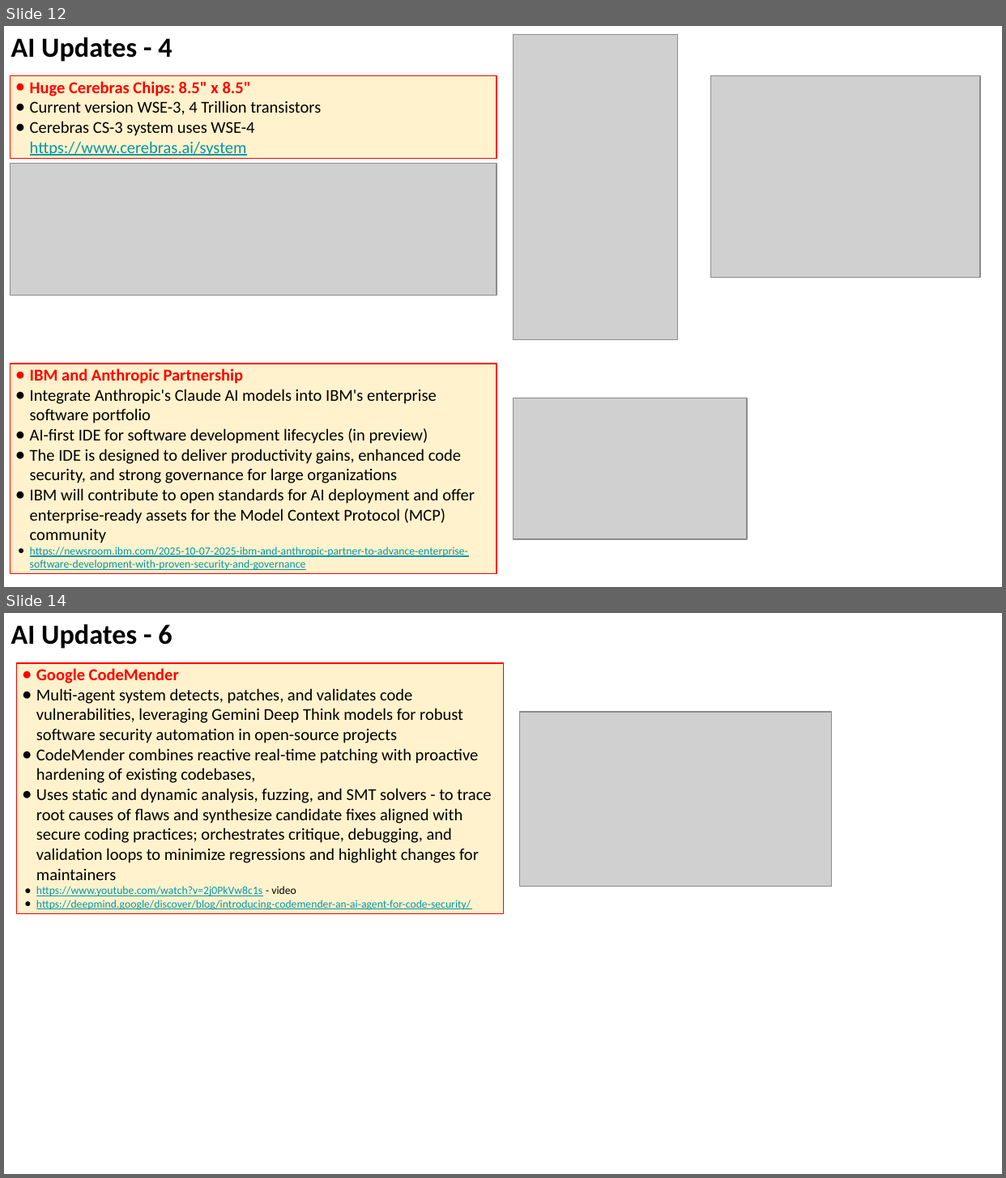
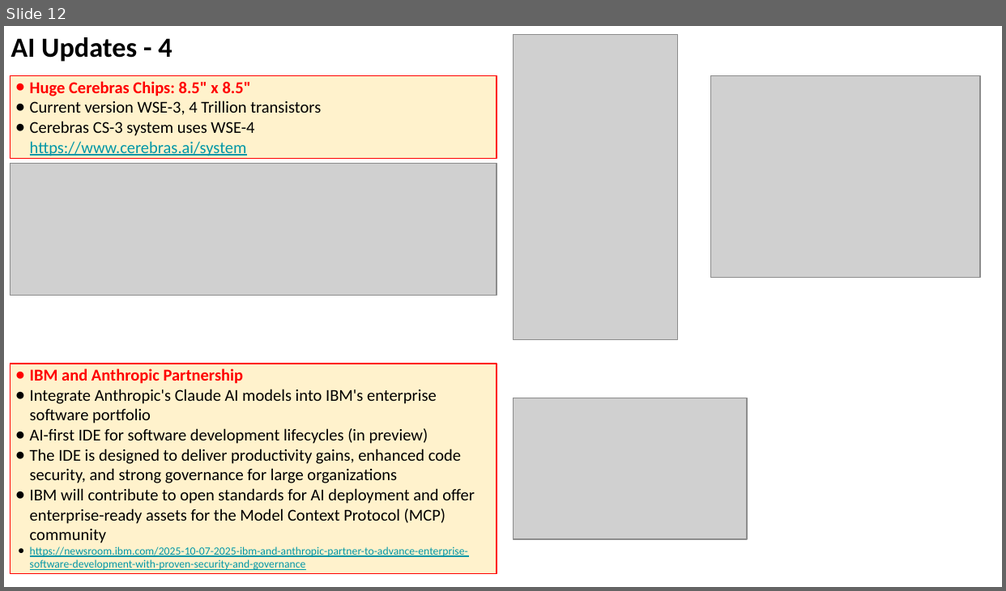
Before and after one commit to lselector/seminar, a slide deck: 2025/2025-10-10-AI-Updates.pptx. Shown one above the other, each under a label of ours: slides 12 and 14 before the commit, slide 12 after it; the slides between them are not shown. The pictures are 1006x1178 and 1006x591 pixels, drawn with LibreOffice and Linux fonts; fonts in the diff are those of the drawing; grey boxes stand for pictures. Boxes give left, top, right and bottom in pixels: in the first picture for what was removed or moved away, otherwise in the second. Text is boxed around its words. In the diff, an @@ line names an element or a change of style, - is before the commit and + after.

```diff
--- a/2025/2025-10-10-AI-Updates.pptx
+++ b/2025/2025-10-10-AI-Updates.pptx
@@ slide 14 removed at [4,613,1002,1174], background #FFFFFF @@
@@ text removed at [11,624,172,649] @@
-AI Updates - 6
@@ rectangle removed at [17,663,504,914] @@
-● Google CodeMender
-● Multi-agent system detects, patches, and validates code vulnerabilities, leveraging Gemini Deep Think models for robust software security automation in open-source projects
-● CodeMender combines reactive real-time patching with proactive hardening of existing codebases,
-● Uses static and dynamic analysis, fuzzing, and SMT solvers - to trace root causes of flaws and synthesize candidate fixes aligned with secure coding practices; orchestrates critique, debugging, and validation loops to minimize regressions and highlight changes for maintainers
-● https://www.youtube.com/watch?v=2j0PkVw8c1s - video
-● https://deepmind.google/discover/blog/introducing-codemender-an-ai-agent-for-code-security/
@@ picture removed at [520,712,831,887] @@
```
Also in this commit, not shown: 7 slides changed, 2 slides added.
